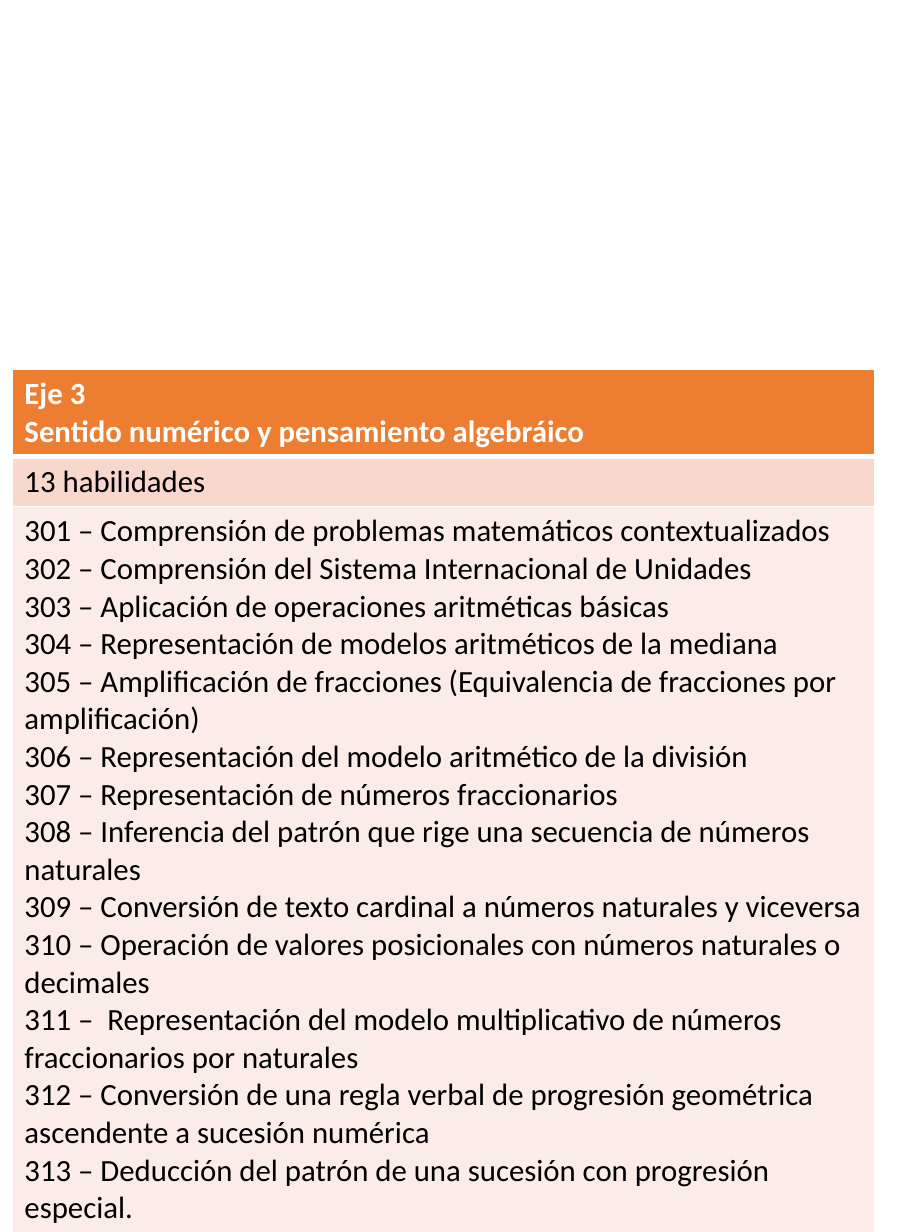
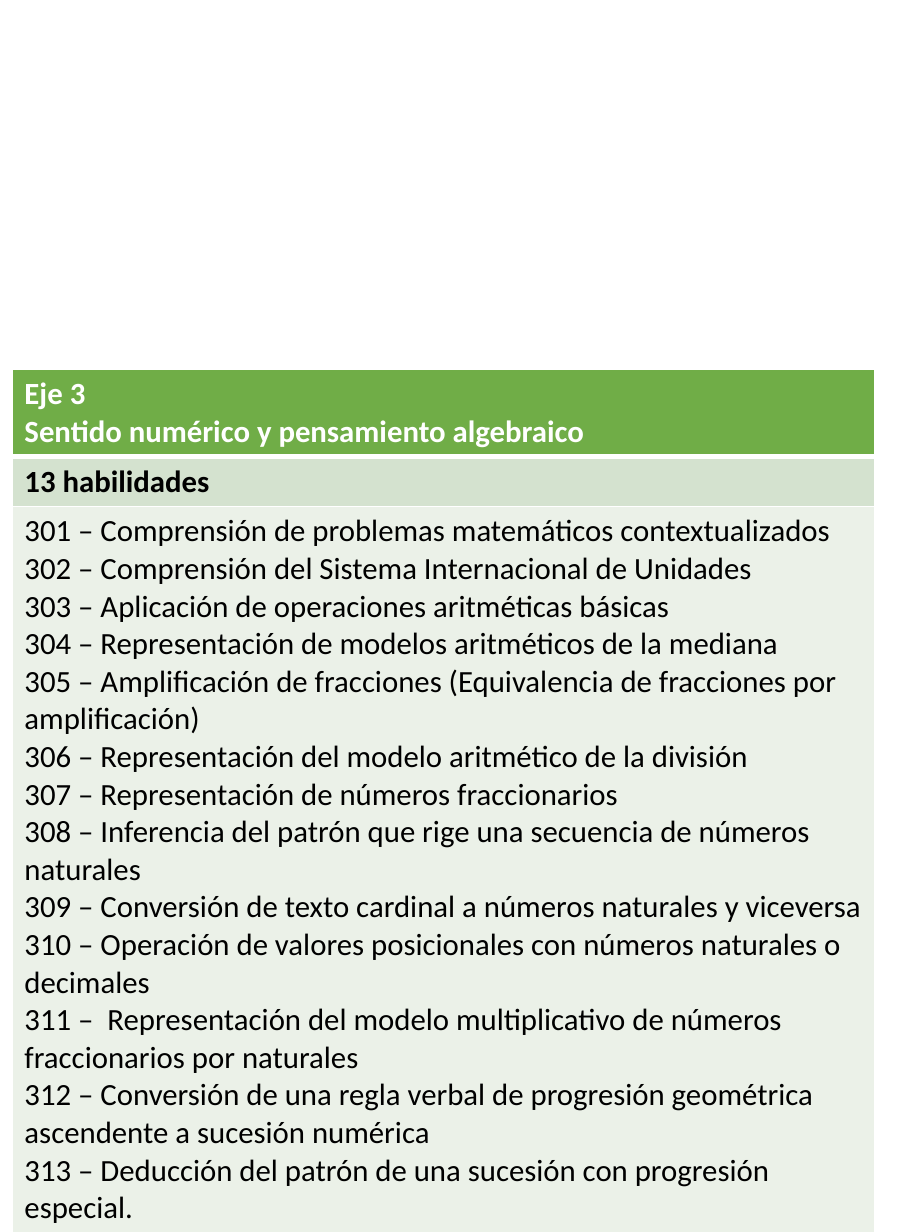
Before and after one commit to Adrifelcha/afchavez-019, a slide deck: slide 3 of Lancaster/Reporte_02_Q-Preliminar/Info_per_Item.pptx. Drawn at 924x1232 pixels with LibreOffice and Linux fonts; fonts in the diff are those of the drawing. Boxes give left, top, right and bottom in pixels: in the first picture for what was removed or moved away, otherwise in the second. Text is boxed around its words. In the diff, an @@ line names an element or a change of style, - is before the commit and + after.

```diff
--- a/Lancaster/Reporte_02_Q-Preliminar/Info_per_Item.pptx
+++ b/Lancaster/Reporte_02_Q-Preliminar/Info_per_Item.pptx
@@ table at (12,368,875,1227) @@
-row 1, column 1: Eje 3 / Sentido numérico y pensamiento algebráico
+row 1, column 1: Eje 3 / Sentido numérico y pensamiento algebraico
@@ fill #ED7D31 to #70AD47 in row 1, column 1 @@
@@ fill #F8D7CE to #D5E3CF in row 2, column 1 @@
@@ fill #FCECE8 to #EBF1E9 in row 3, column 1 @@
@@ bold on in "13 habilidades" @@
```
Also in this commit, not shown: 8 other slides changed, 1 other file.
